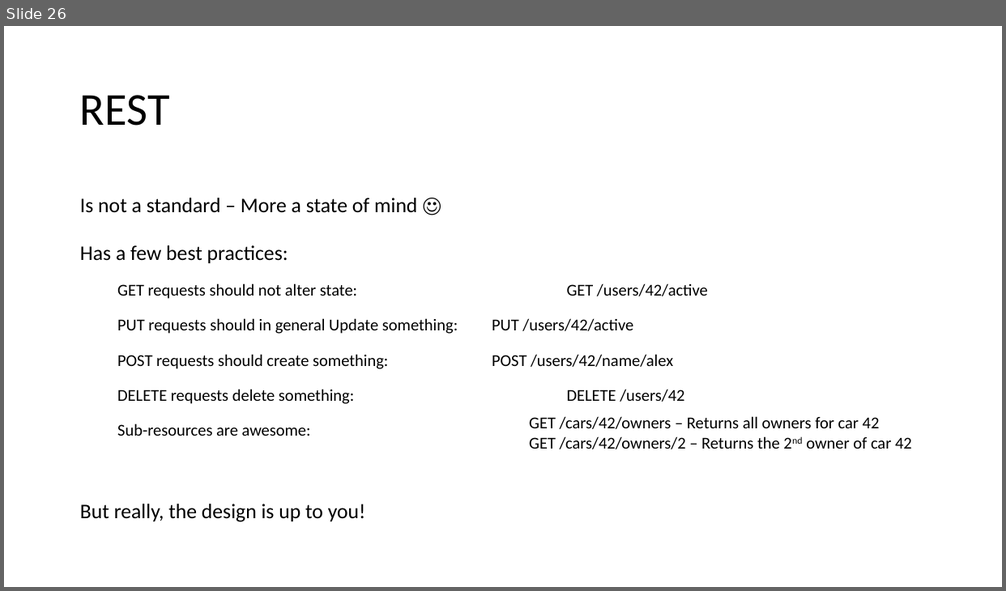
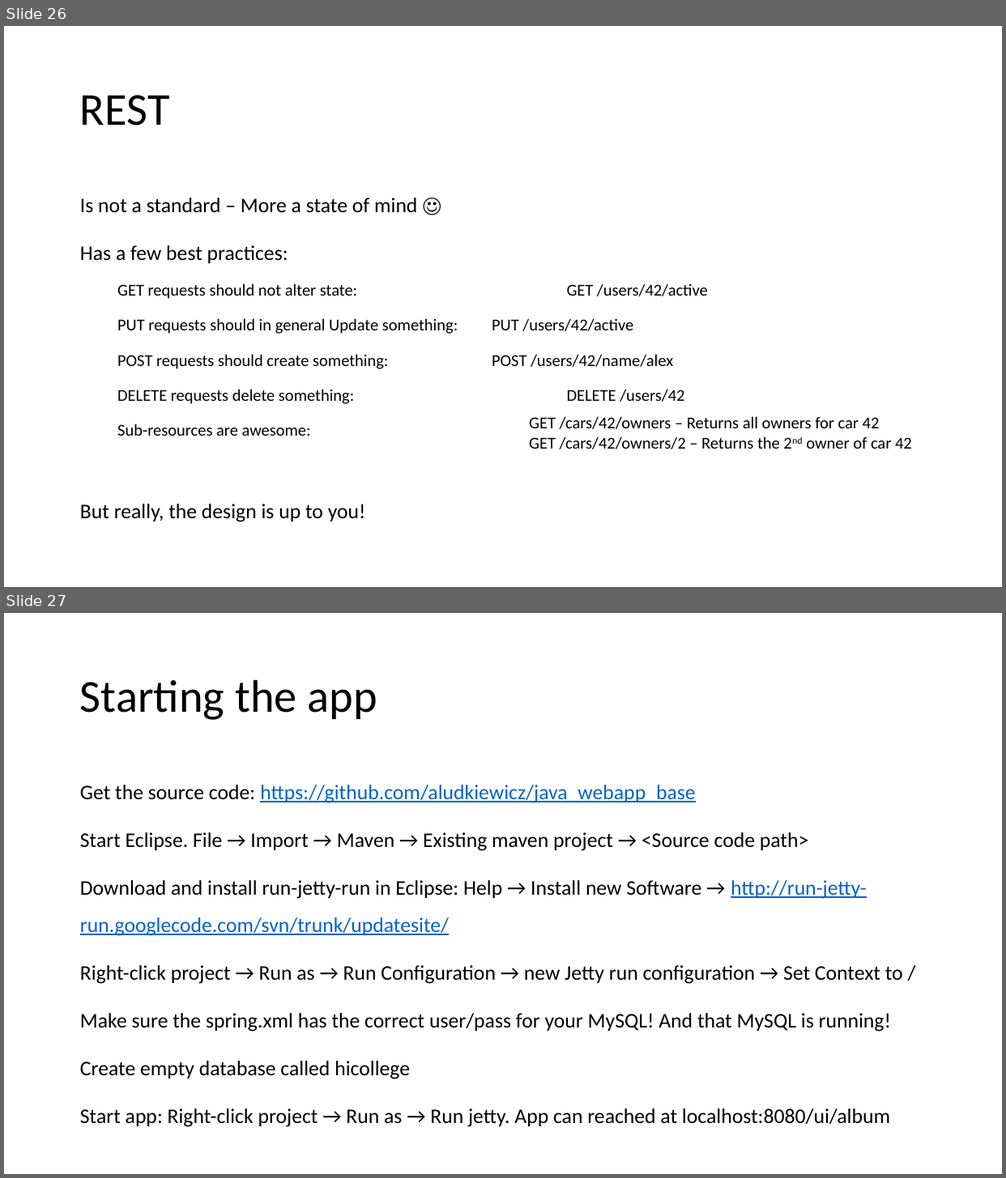
Before and after one commit to aludkiewicz/java_webapp, a slide deck: Webapp_java.pptx. Shown one above the other, each under a label of ours: slide 26 before the commit, slides 26 and 27 after it. The pictures are 1006x591 and 1006x1178 pixels, drawn with LibreOffice and Linux fonts; fonts in the diff are those of the drawing. Boxes give left, top, right and bottom in pixels: in the first picture for what was removed or moved away, otherwise in the second. Text is boxed around its words. In the diff, an @@ line names an element or a change of style, - is before the commit and + after.

```diff
--- a/Webapp_java.pptx
+++ b/Webapp_java.pptx
@@ slide 27 added at box(4, 613, 1002, 1174), background #FFFFFF @@
@@ title added at box(80, 679, 377, 720), 44 pt, text #000000 @@
+Starting the app
@@ text added at box(80, 785, 903, 1127), 20 pt, text #000000 @@
+Get the source code: https://github.com/aludkiewicz/java_webapp_base
+Start Eclipse. File → Import → Maven → Existing maven project → <Source code path>
+Download and install run-jetty-run in Eclipse: Help → Install new Software → http://run-jetty-run.googlecode.com/svn/trunk/updatesite/
+Right-click project → Run as → Run Configuration → new Jetty run configuration → Set Context to /
+Make sure the spring.xml has the correct user/pass for your MySQL! And that MySQL is running!
+Create empty database called hicollege
+Start app: Right-click project → Run as → Run jetty. App can reached at localhost:8080/ui/album
```
Also in this commit, not shown: 2 other slides added.
